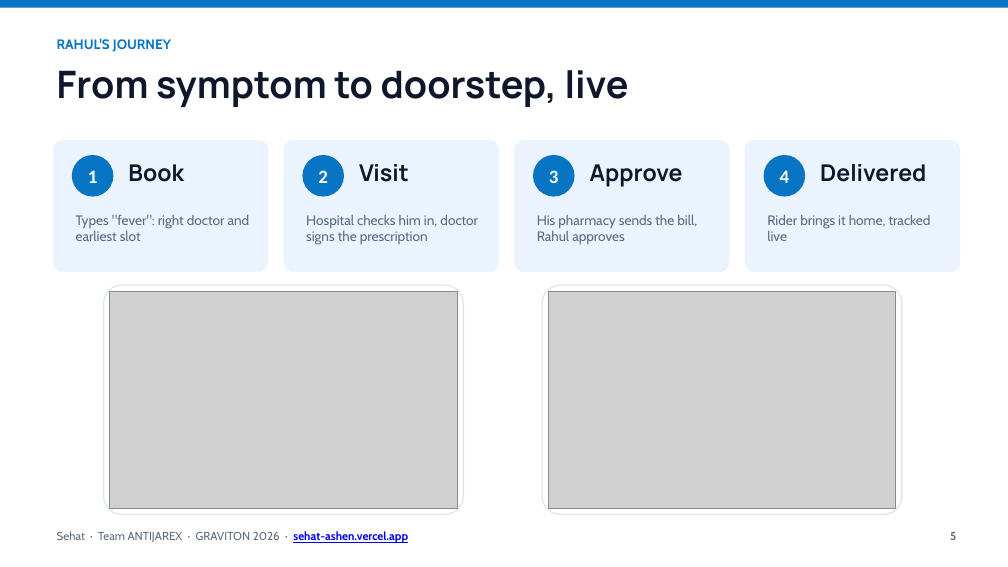
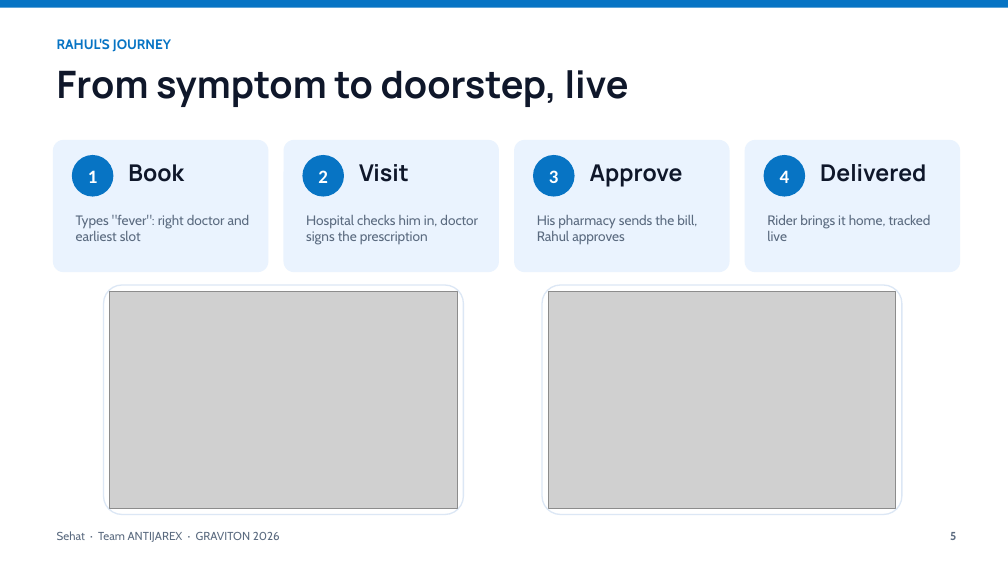
Before and after one commit to OrbitronOfficial/sehat, a slide deck: slide 5 of pitch/Sehat-GRAVITON-2026.pptx. Drawn at 1008x567 pixels with LibreOffice and Linux fonts; fonts in the diff are those of the drawing; grey boxes stand for pictures. Boxes give left, top, right and bottom in pixels: in the first picture for what was removed or moved away, otherwise in the second. Text is boxed around its words. In the diff, an @@ line names an element or a change of style, - is before the commit and + after.

```diff
--- a/pitch/Sehat-GRAVITON-2026.pptx
+++ b/pitch/Sehat-GRAVITON-2026.pptx
@@ text at (57, 531, 280, 542): text changed @@
-Sehat · Team ANTIJAREX · GRAVITON 2026 · sehat-ashen.vercel.app
+Sehat · Team ANTIJAREX · GRAVITON 2026
```
Also in this commit, not shown: 9 other slides changed, 1 other file.
